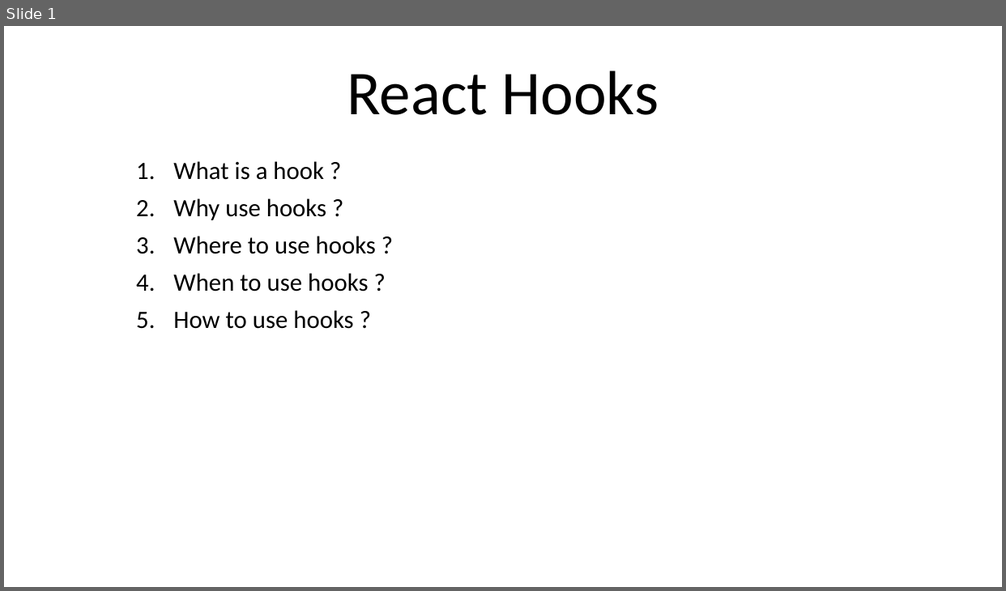
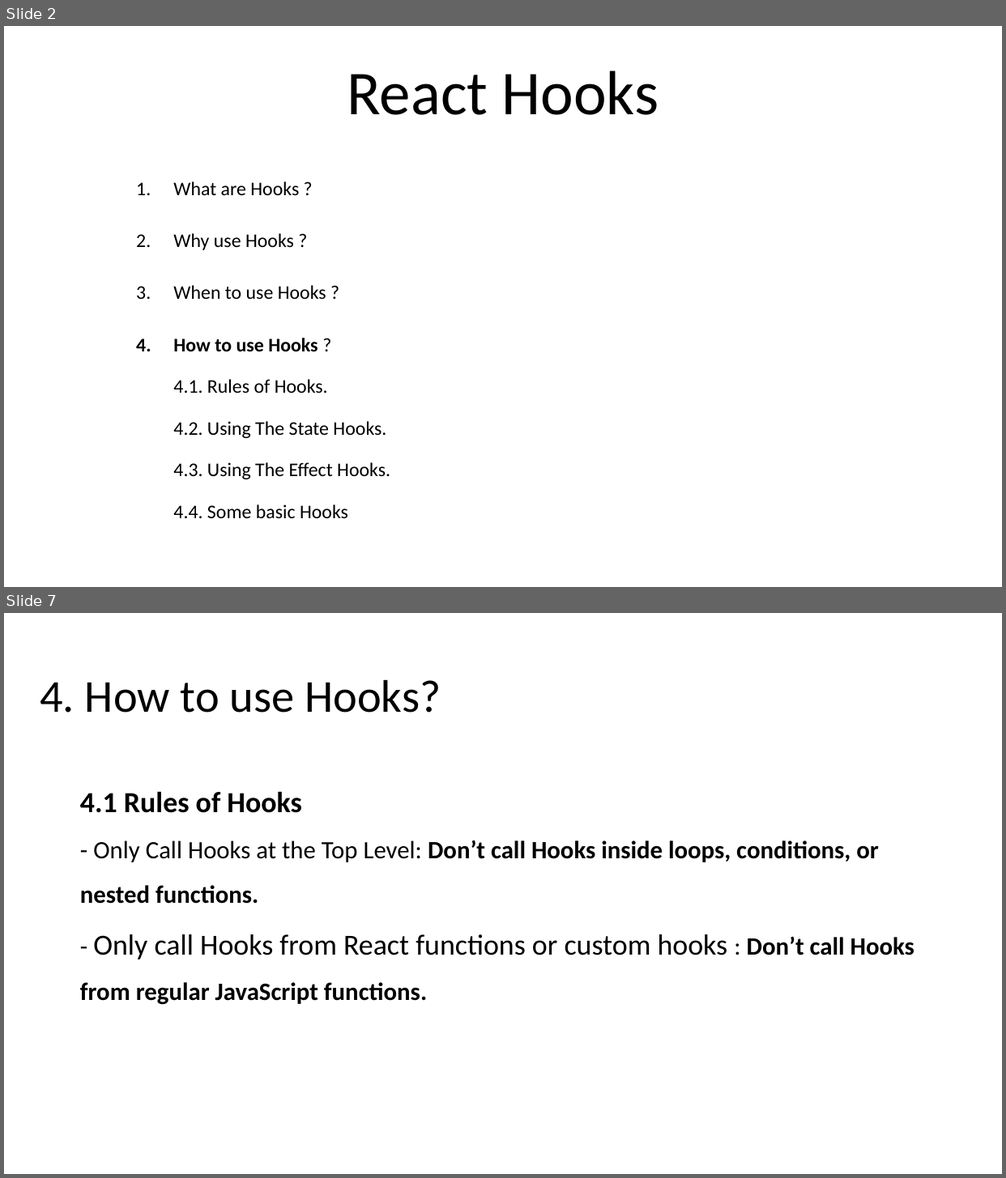
Before and after one commit to NhanHoang8195/react-hook-demo, a slide deck: ReactHooks.pptx. Shown one above the other, each under a label of ours: slide 1 before the commit, slides 2 and 7 after it; the slides between them are not shown. The pictures are 1006x591 and 1006x1178 pixels, drawn with LibreOffice and Linux fonts; fonts in the diff are those of the drawing. Boxes give left, top, right and bottom in pixels: in the first picture for what was removed or moved away, otherwise in the second. Text is boxed around its words. In the diff, an @@ line names an element or a change of style, - is before the commit and + after.

```diff
--- a/ReactHooks.pptx
+++ b/ReactHooks.pptx
@@ slide 7 added at (4, 613, 1002, 1174), background #FFFFFF @@
@@ title added at (40, 679, 441, 713), 44 pt, text #000000 @@
+4. How to use Hooks?
@@ text added at (80, 791, 914, 1005), 24 pt, text #000000, bold @@
+4.1 Rules of Hooks
+- Only Call Hooks at the Top Level: Don’t call Hooks inside loops, conditions, or nested functions.
+- Only call Hooks from React functions or custom hooks : Don’t call Hooks from regular JavaScript functions.
@@ what was slide 1 is now slide 2 @@
@@ slide 2 changed as well @@
@@ subtitle at (173, 182, 390, 518): text changed; size 24 to 18.6 pt @@
-1. What is a hook ?
-2. Why use hooks ?
-3. Where to use hooks ?
-4. When to use hooks ?
-5. How to use hooks ?
+1. What are Hooks ?
+2. Why use Hooks ?
+3. When to use Hooks ?
+4. How to use Hooks ?
+   4.1. Rules of Hooks.
+   4.2. Using The State Hooks.
+   4.3. Using The Effect Hooks.
+   4.4. Some basic Hooks
```
Also in this commit, not shown: 2 other slides changed, 6 other slides added, 1 slide removed.
